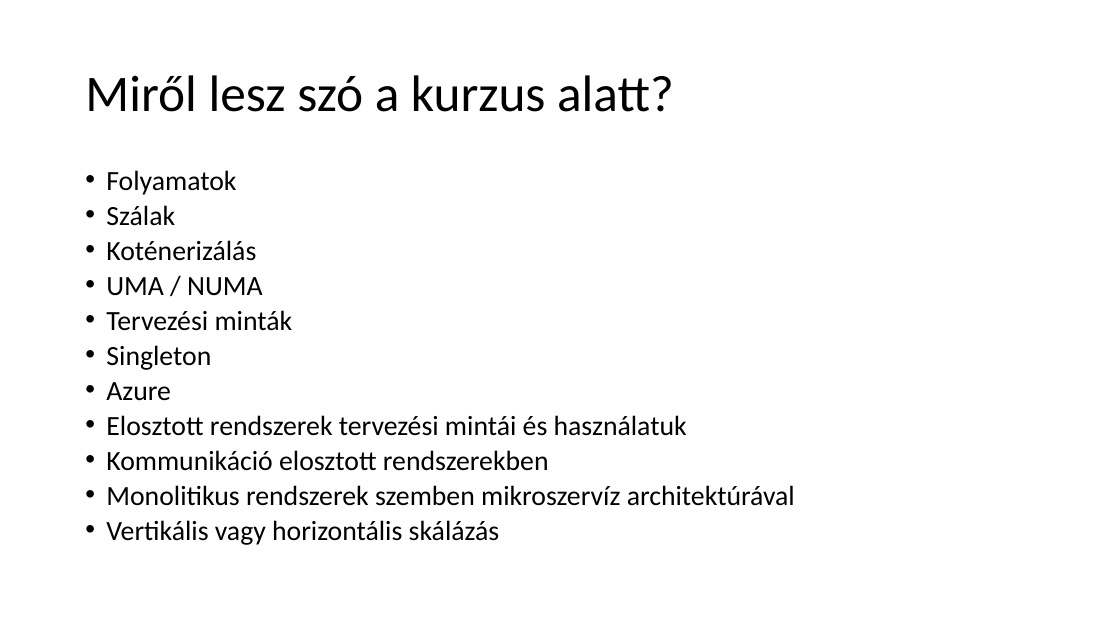
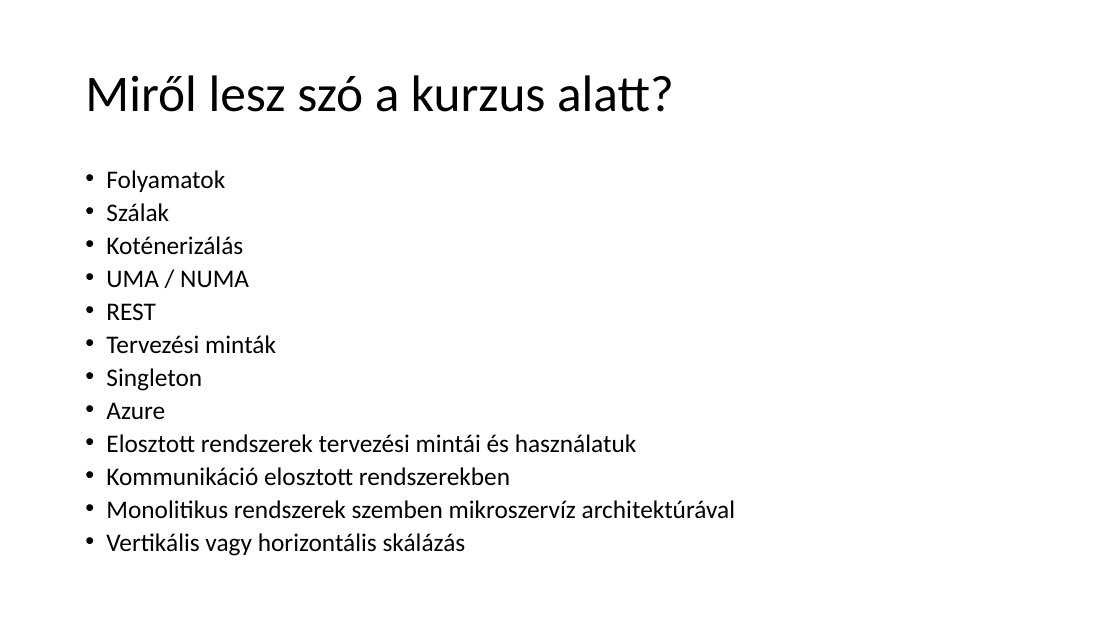
Before and after one commit to krsjakb/osztott-rendszerek-parhuzamos-programozas, a slide deck: slide 2 of Osztott rendszerek, párhuzamos programozás.pptx. Drawn at 1120x630 pixels with LibreOffice and Linux fonts; fonts in the diff are those of the drawing. Boxes give left, top, right and bottom in pixels: in the first picture for what was removed or moved away, otherwise in the second. Text is boxed around its words. In the diff, an @@ line names an element or a change of style, - is before the commit and + after.

Commit message:
rest

```diff
--- a/Osztott rendszerek, párhuzamos programozás.pptx
+++ b/Osztott rendszerek, párhuzamos programozás.pptx
@@ text at (106, 170, 735, 556): size 23.8 to 21.7 pt @@
@@ text at (106, 303, 156, 320): paragraph added @@
+• REST
```
